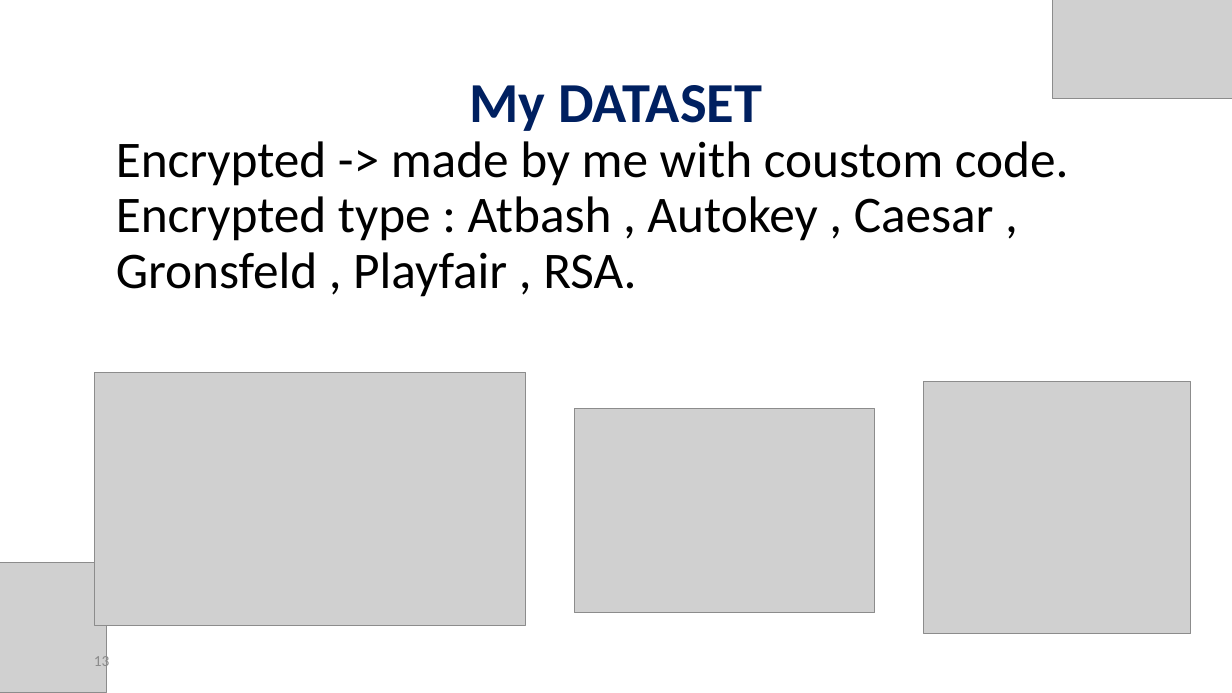
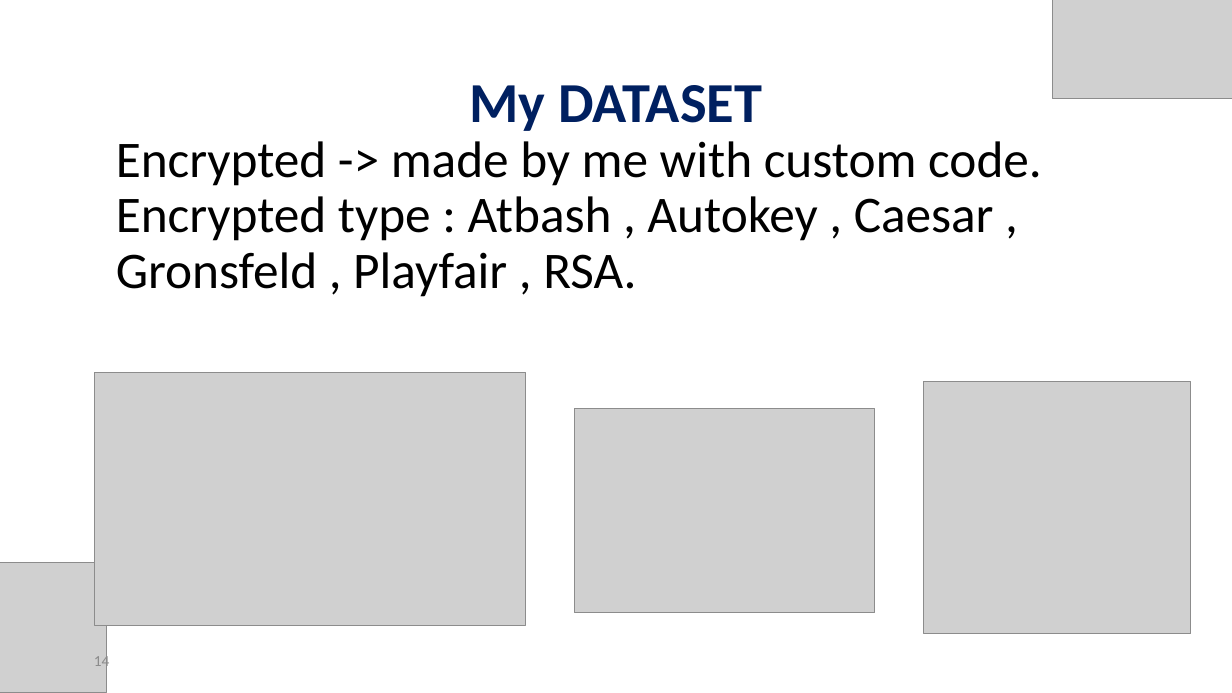
Before and after one commit to orelrahum/Ransomware_Code, a slide deck: slide 14 of Presentation.pptx (slide 13 before the commit). Drawn at 1232x693 pixels with LibreOffice and Linux fonts; fonts in the diff are those of the drawing; grey boxes stand for pictures. Boxes give left, top, right and bottom in pixels: in the first picture for what was removed or moved away, otherwise in the second. Text is boxed around its words. In the diff, an @@ line names an element or a change of style, - is before the commit and + after.

```diff
--- a/Presentation.pptx
+++ b/Presentation.pptx
@@ text at [116, 141, 1042, 297]: text changed @@
-Encrypted -> made by me with coustom code.
-Encrypted type : Atbash , Autokey , Caesar , Gronsfeld , Playfair , RSA.
+Encrypted -> made by me with custom code.
+Encrypted type : Atbash , Autokey , Caesar , Gronsfeld , Playfair , RSA.
@@ page number at [94, 653, 110, 671]: text changed @@
-13
+14
```
Also in this commit, not shown: 8 other slides changed, 7 slides added, 1 slide removed, 50 other files.
